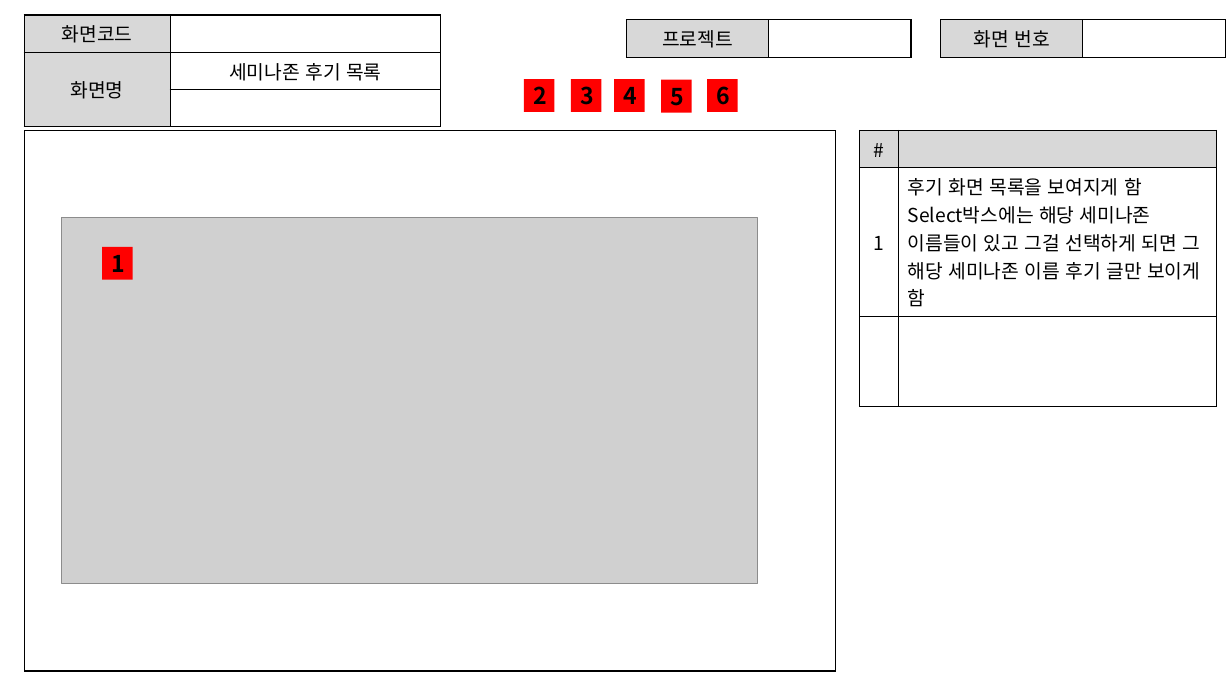
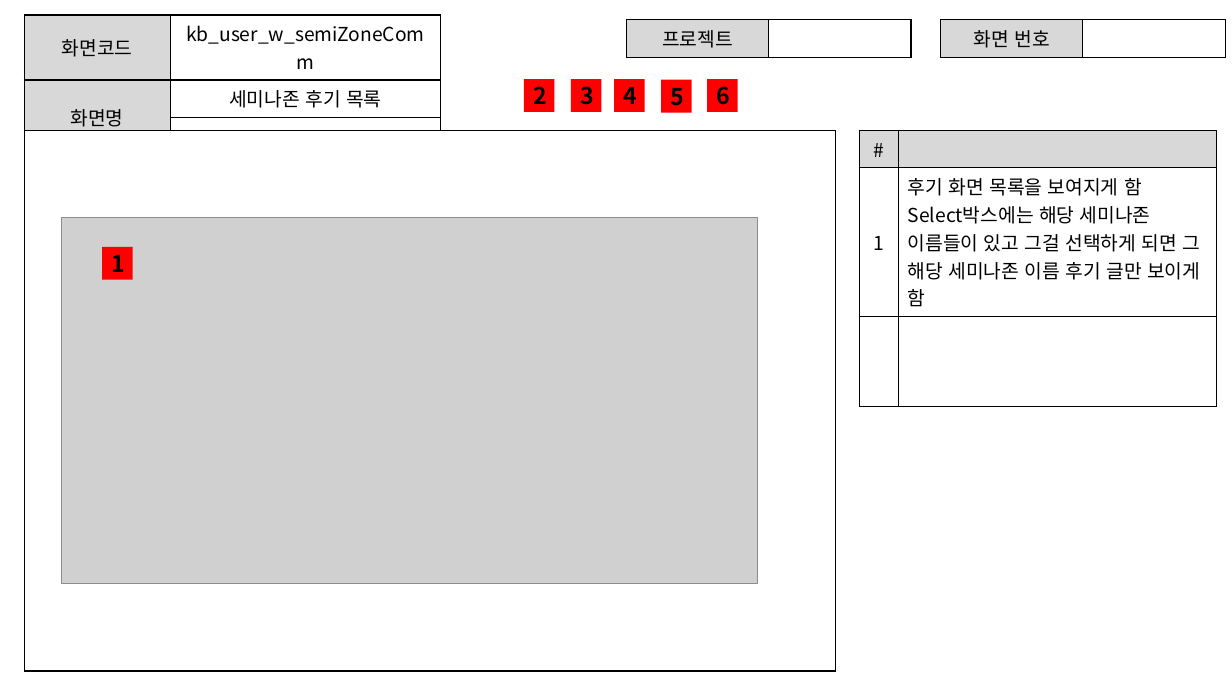
Before and after one commit to ezenteam2/e-Zone, a slide deck: slide 10 of 0 발표용 파워포인트/project05 - 파워포인트 종합 - 기범.pptx. Drawn at 1232x693 pixels with LibreOffice and Linux fonts; fonts in the diff are those of the drawing; grey boxes stand for pictures. Boxes give left, top, right and bottom in pixels: in the first picture for what was removed or moved away, otherwise in the second. Text is boxed around its words. In the diff, an @@ line names an element or a change of style, - is before the commit and + after.

```diff
--- a/0 발표용 파워포인트/project05 - 파워포인트 종합 - 기범.pptx
+++ b/0 발표용 파워포인트/project05 - 파워포인트 종합 - 기범.pptx
@@ table at (24, 15, 441, 135) @@
-row 1, column 2: 
+row 1, column 2: kb_user_w_semiZoneComm
```
Also in this commit, not shown: 15 other slides changed, 4 other files.
